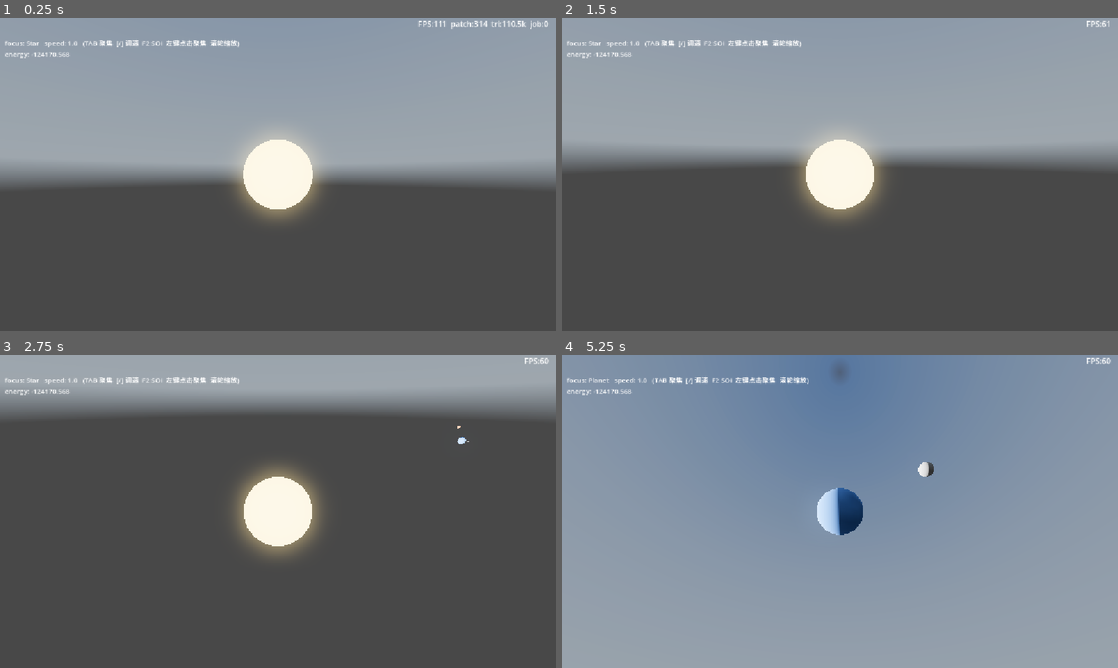
Above: before the commit, frames 1-4 (two rows, left to right).
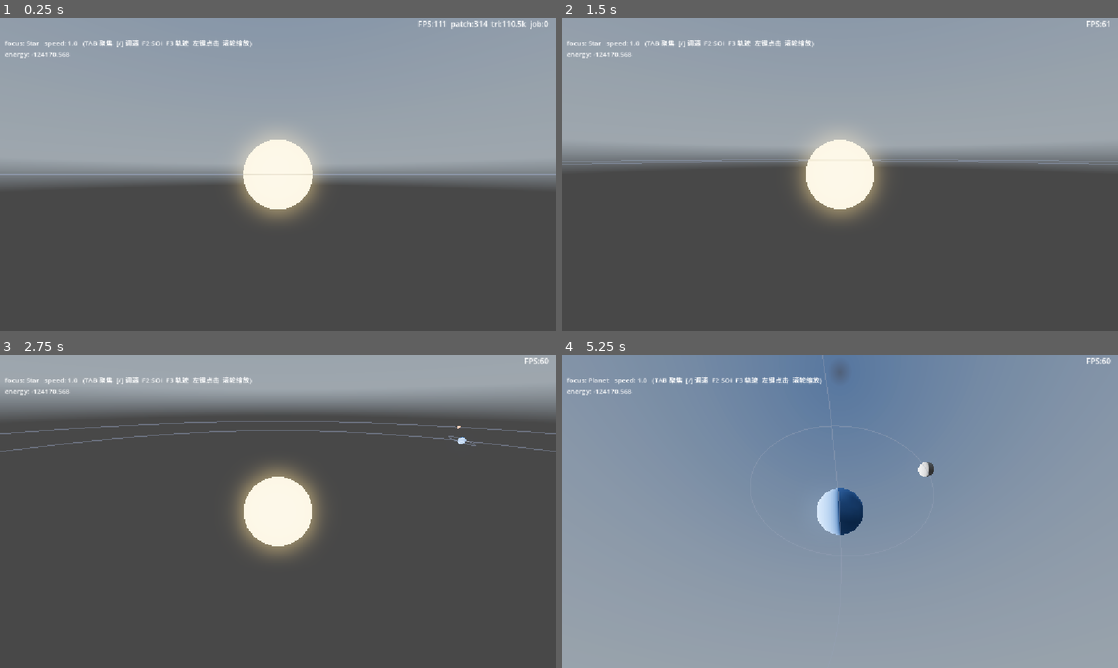
Above: after the commit, the same moments.

Repository: xiaobaibaix/stellar_era_godot
Game: Godot game, scene res://scenes/main.tscn
Two runs of this game, one before a commit and one after it. Both use one fixed random seed, a clock stepped at 60 frames per second and the inputs below. A sky picture missing from this copy of the repository is replaced by a grey-blue gradient.
Inputs (mouse positions are in pixels of both pictures, inside the frame that each line leads up to):
- Up to frame 1 (0.25 s): no input
- Up to frame 2 (1.5 s): tap Enter at 0.5 s; move the mouse to (962, 158) at 0.52 s; hold D 0.53-1.25 s; hold Q 0.53-1.25 s; click (962, 158) at 0.67 s; tap Space at 0.77, 1.25 s; drag from (728, 190) to (812, 237) at 1.27 s
- Up to frame 3 (2.75 s): move the mouse to (333, 442) at 2.02 s; hold D from 2.03 s (still down); tap Shift at 2.1 s
- Up to frame 4 (5.25 s): release D at 2.75 s; drag from (812, 574) to (673, 464) at 2.77 s; move the mouse to (1006, 558) at 3.52 s; hold A 3.53-4.25 s; tap Enter at 3.6, 4.25 s; tap Space at 3.77 s; drag from (673, 464) to (756, 433) at 4.27 s; move the mouse to (867, 511) at 5.02 s; hold S from 5.03 s (still down); tap Tab at 5.1 s; click (867, 511) at 5.17 s

The runs differ from the first frame. In frame 1, 0.6% of the frame differs, in the area x 0-100%, y 7-51%; in frame 2, 0.7%; in frame 3, 0.8%, in the area x 0-100%, y 7-31%; in frame 4, 0.3%.

Commit message:
开发：添加轨迹线

Diff:
--- a/celestial_system.gd
+++ b/celestial_system.gd
@@ -5,15 +5,16 @@
 ## 耦合: 子 CelestialSystem 在父层注册为一个"质点 body"(质量=子系统总质量),
 ##       随父层 sim 积分 → 整体轨道; 子层内部独立积分 → 相对轨道。叠加 = 嵌套。
 ## 多顶层: 多个恒星系可并列挂在 Main 下(各自独立 sim, 互不隶属)。
-##       第一个顶层 = main_top, 管全局浮动原点 / 相机 / HUD / 跨顶层聚焦 / SOI;
+##       第一个顶层 = main_top, 管全局浮动原点 / 相机 / HUD / 跨顶层聚焦 / SOI / 轨道线;
 ##       其他顶层只跑自己的 sim + 渲染。
 ##       顶层物理原点 = 节点编辑器位置(读 transform) → 并列恒星系各自定位, 不重叠。
 ## 坐标: 成员 body.p 是【相对本系统主导体】的 double; 世界 double = world_barycenter + body.p;
 ##       渲染 = 世界 double − 全局浮动原点 → 32 位 global_position(大尺度不抖)。
-## 操作: TAB 聚焦 / [/] 调速 / F2 SOI / 左键点击聚焦天体 / 滚轮缩放。
+## 操作: TAB 聚焦 / [/] 调速 / F2 SOI / F3 轨迹线 / 左键点击聚焦 / 滚轮缩放。
 ## SOI: 每个天体系统的引力作用范围; F2 开关线框(稀疏经纬线, 半透明, 只画朝相机半球)。
 ##      - 子系统(有父): 相对父 dominant 的 Hill 球 r=a·(m/(3M))^(1/3)。
 ##      - 顶层(无父): 系统边界 = 最远成员/子系统距离 × 1.5。
+## 轨道线: 每个绕 dominant 的天体的完整预测轨道圆(解析, 跟随中心天体); F3 开关, 默认开。
 class_name CelestialSystem
 extends Node3D
 
@@ -31,7 +32,7 @@
 }
 """
 
-# 全局协调(多顶层共享): main_top 管全局浮动原点 / 相机 / HUD / 跨顶层聚焦与 SOI。
+# 全局协调(多顶层共享): main_top 管全局浮动原点 / 相机 / HUD / 跨顶层聚焦 / SOI / 轨道线。
 static var main_top: CelestialSystem = null
 static var global_ox: float = 0.0
 static var global_oy: float = 0.0
@@ -73,6 +74,11 @@
 var _show_soi: bool = false
 var _soi_spheres: Array[MeshInstance3D] = []
 var _soi_targets: Array[CelestialSystem] = []
+
+# 轨道线可视化(仅 main_top 管理, 收集所有天体的预测轨道圆)
+var _show_orbit: bool = true
+var _orbit_rings: Array[MeshInstance3D] = []
+var _orbit_centers: Array[Celestial] = []   # 每条轨道圆的中心天体(跟随它)
 
 # 左键点击聚焦(顶层): 短按 = 射线拾取天体聚焦; 拖动 > 6px 视为 OrbitCamera 旋转
 var _clicking: bool = false
@@ -96,9 +102,10 @@
 		if main_top == self:
 			_is_main_top = true
 			_build_hud()
-			# 延迟到所有兄弟顶层 _ready 完成(CS2 等)再收集 → 跨顶层 focus / SOI 才完整
+			# 延迟到所有兄弟顶层 _ready 完成(CS2 等)再收集 → 跨顶层 focus / SOI / 轨道才完整
 			call_deferred("_collect_focus_all")
 			call_deferred("_build_soi_visuals_all")
+			call_deferred("_build_orbit_visuals_all")
 
 
 func _collect() -> void:
@@ -203,7 +210,7 @@
 	_frame()
 
 
-# main_top 一帧: step 所有顶层 → 定全局浮动原点 → 渲染所有顶层 → SOI → 相机/HUD。
+# main_top 一帧: step 所有顶层 → 定全局浮动原点 → 渲染所有顶层 → SOI/轨道 → 相机/HUD。
 func _frame() -> void:
 	var tops: Array[CelestialSystem] = _get_all_tops()
 	for t in tops:
@@ -216,6 +223,7 @@
 	for t in tops:
 		t._render_recursive(global_ox, global_oy, global_oz)
 		t._update_soi(global_ox, global_oy, global_oz)
+	_update_orbit(global_ox, global_oy, global_oz)
 	_update_camera_and_hud()
 
 
@@ -264,6 +272,15 @@
 		if tgt.dominant != null:
 			(_soi_spheres[i] as Node3D).global_position = Vector3(
 				tgt.dominant._wx - ox, tgt.dominant._wy - oy, tgt.dominant._wz - oz)
+
+
+# 轨道圆跟随各自中心天体(dominant)的渲染位置。
+func _update_orbit(ox: float, oy: float, oz: float) -> void:
+	if not _show_orbit:
+		return
+	for i in range(_orbit_rings.size()):
+		var c: Celestial = _orbit_centers[i]
+		(_orbit_rings[i] as Node3D).global_position = Vector3(c._wx - ox, c._wy - oy, c._wz - oz)
 
 
 # 跨顶层收集聚焦天体(main_top 用)。
@@ -343,6 +360,74 @@
 	return arr_mesh
 
 
+# 跨顶层收集所有天体的预测轨道圆(main_top 用)。
+func _build_orbit_visuals_all() -> void:
+	for t in _get_all_tops():
+		_collect_orbits(t)
+
+
+func _collect_orbits(sys: CelestialSystem) -> void:
+	if sys.dominant != null:
+		# 非 dominant 天体: 绕本层 dominant
+		for c in sys.members:
+			if c == sys.dominant:
+				continue
+			var d: float = (c.position - sys.dominant.position).length()
+			if d < 1.0:
+				continue
+			var incl: float = 0.25 if c.type == "moon" else 0.0
+			_add_orbit_ring(sys.dominant, d, incl)
+		# 子系统: 绕本层 dominant(无倾角)
+		for sub in sys.child_systems:
+			var sd: float = (sub.position - sys.dominant.position).length()
+			if sd < 1.0:
+				continue
+			_add_orbit_ring(sys.dominant, sd, 0.0)
+	for sub in sys.child_systems:
+		_collect_orbits(sub)
+
+
+func _add_orbit_ring(center: Celestial, dist: float, inclination: float) -> void:
+	var ring := MeshInstance3D.new()
+	ring.name = "Orbit"
+	ring.mesh = _make_orbit_ring(dist, inclination)
+	ring.material_override = _make_orbit_material()
+	ring.visible = _show_orbit
+	add_child(ring)
+	_orbit_rings.append(ring)
+	_orbit_centers.append(center)
+
+
+# 完整轨道圆(解析): xz 平面圆 + 绕 x 轴倾斜 inclination(与 add_orbiting 一致)。
+func _make_orbit_ring(dist: float, inclination: float) -> ArrayMesh:
+	var positions := PackedVector3Array()
+	var n := 128
+	var cc := cos(inclination)
+	var ss := sin(inclination)
+	for i in range(n):
+		var a0 := TAU * float(i) / float(n)
+		var a1 := TAU * float(i + 1) / float(n)
+		# xz 平面 (cos·dist, 0, sin·dist) 再绕 x 轴: y'=−z·sin, z'=z·cos
+		positions.append(Vector3(cos(a0) * dist, -sin(a0) * dist * ss, sin(a0) * dist * cc))
+		positions.append(Vector3(cos(a1) * dist, -sin(a1) * dist * ss, sin(a1) * dist * cc))
+	var arr_mesh := ArrayMesh.new()
+	var arrays: Array = []
+	arrays.resize(Mesh.ARRAY_MAX)
+	arrays[Mesh.ARRAY_VERTEX] = positions
+	arr_mesh.add_surface_from_arrays(Mesh.PRIMITIVE_LINES, arrays)
+	return arr_mesh
+
+
+func _make_orbit_material() -> Material:
+	var mat := StandardMaterial3D.new()
+	mat.albedo_color = Color(0.6, 0.65, 0.8, 0.4)
+	mat.transparency = BaseMaterial3D.TRANSPARENCY_ALPHA
+	mat.shading_mode = BaseMaterial3D.SHADING_MODE_UNSHADED
+	mat.no_depth_test = true                             # 透过天体也能看到整圈轨道
+	mat.cull_mode = BaseMaterial3D.CULL_DISABLED
+	return mat
+
+
 func _update_camera_and_hud() -> void:
 	if _focus_list.is_empty():
 		return
@@ -353,7 +438,7 @@
 			orbit_camera.distance = fc.radius * 6.0
 			_last_focus_idx = focus_idx
 	if _hud != null and sim != null:
-		_hud.text = "focus: %s   speed: %.1f   (TAB 聚焦  [/] 调速  F2 SOI  左键点击聚焦  滚轮缩放)\nenergy: %.3f" % [
+		_hud.text = "focus: %s   speed: %.1f   (TAB 聚焦  [/] 调速  F2 SOI  F3 轨迹  左键点击  滚轮缩放)\nenergy: %.3f" % [
 			fc.name, sim_speed, sim.energy().get("total", 0.0)]
 
 
@@ -382,6 +467,10 @@
 				_show_soi = not _show_soi
 				for sph in _soi_spheres:
 					sph.visible = _show_soi
+			KEY_F3:
+				_show_orbit = not _show_orbit
+				for ring in _orbit_rings:
+					ring.visible = _show_orbit
 
 
 # 鼠标射线 → 和所有聚焦天体(跨顶层)做球相交 → 命中最近的就 focus_idx 指过去。
